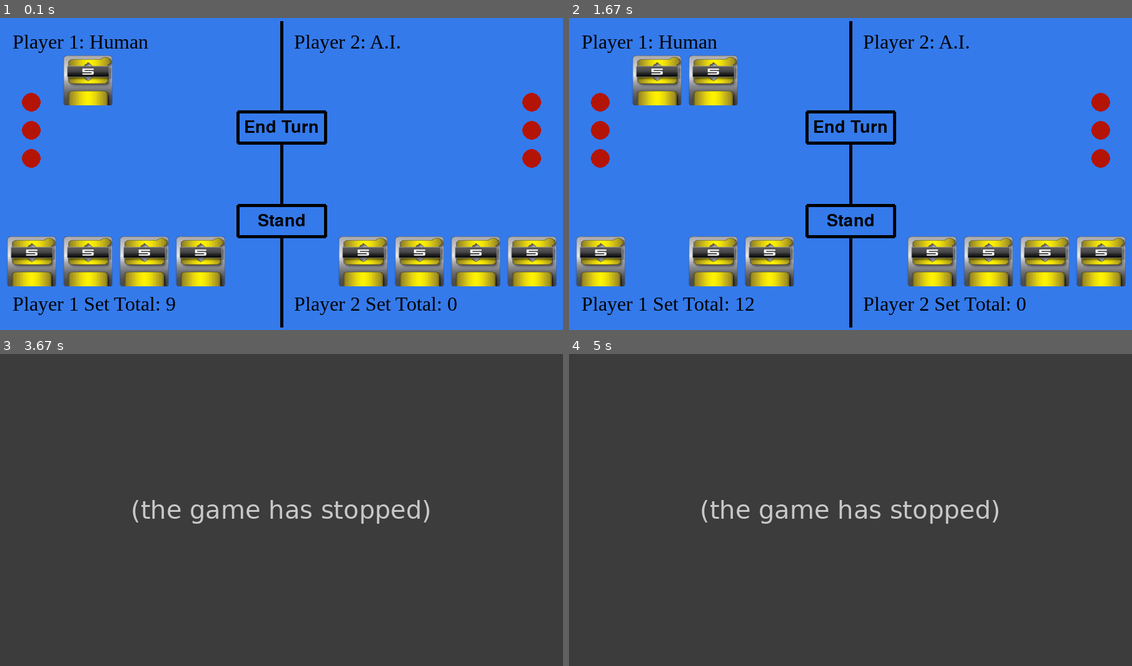
Above: before the commit, frames 1-4 (two rows, left to right).
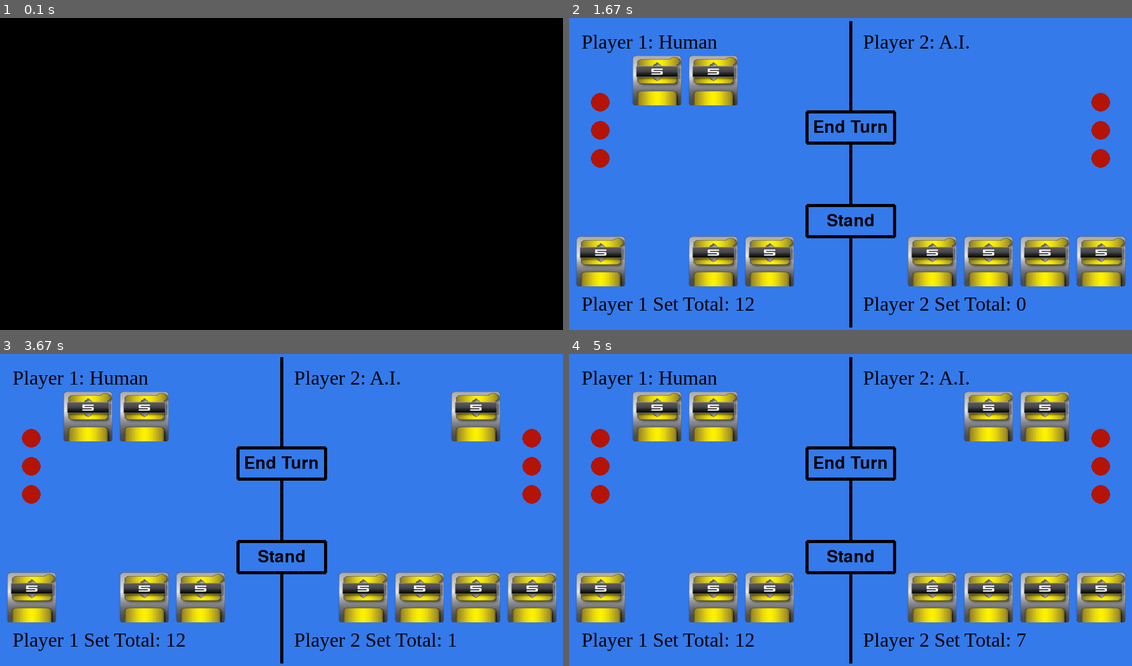
Above: after the commit, the same moments.

Repository: garciale24/myPazaak
Game: pygame game, started from my_pygame.py
Two runs of this game, one before a commit and one after it. Both use one fixed random seed, a clock stepped at 60 frames per second and the inputs below.
Inputs (mouse positions are in pixels of both pictures, inside the frame that each line leads up to):
- Up to frame 1 (0.1 s): no input
- Up to frame 2 (1.67 s): click (675, 245) at 1.52 s
- Up to frame 3 (3.67 s): move the mouse to (287, 544) at 3.1 s; click (287, 544) at 3.38 s
- Up to frame 4 (5 s): move the mouse to (1047, 591) at 4.6 s

The runs differ from the first frame. In frame 1, 97% of the frame differs, in the area x 0-100%, y 0-100%; in frame 2, nothing differs; in frame 3, 99%; in frame 4, 98%.
Before the commit the program exited at 3.42 s; later frames show no game.

Commit message:
more_update_pygame

Diff:
--- a/my_pygame.py
+++ b/my_pygame.py
@@ -24,7 +24,7 @@
 BLUEISH: Tuple = (52, 122, 235)
 BLACK: Tuple = (0, 0, 0)
 RED: Tuple = (180, 20, 5)
-FPS: int = 60
+FPS: int = 1
 
 PLUS5: pygame = pygame.image.load(os.path.join('5card.png'))
 PLUSFIVE: pygame = pygame.transform.scale(PLUS5, (80, 80))
@@ -204,7 +204,14 @@
             pazaakGame.P2stillPlaying = 0
             return None
         if monte_carlo_algorithm(pazaakGame) != 1:
-            if pazaakGame.P2setVal >= 18: pazaakGame.P2stillPlaying = 0
+            if pazaakGame.P2setVal >= 18:
+                pazaakGame.P2stillPlaying = 0
+            if pazaakGame.P2setVal > pazaakGame.P1setVal:
+                print("yoooooo")
+                if pazaakGame.P1stillPlaying == 0:
+                    print("wtf")
+                    pazaakGame.P2stillPlaying == 0
+                    return None
             while i < lencond:
                 i += 1
                 if player2_playSideCard(pazaakGame, i-1, index) == 1:
@@ -245,6 +252,8 @@
 
     while run:
         clock.tick(FPS)
+
+
         nextCard: int = pazaakGame.nextCard()
         if k == 1 and pazaakGame.P2stillPlaying == 1: k = 2
         elif k == 2 and pazaakGame.P1stillPlaying == 1: k = 1
@@ -257,20 +266,25 @@
             pazaakGame.P2boardCards.append(nextCard)
             pazaakGame.P2setVal += nextCard
         # time.sleep(3)a
-        if pazaakGame.whoWon() == 1 and pazaakGame.P2stillPlaying == 0 and pazaakGame.P1stillPlaying == 0:
+        if pazaakGame.whoWon() == 1:
             print("p1 won")
             break
-        if pazaakGame.whoWon() == 2 and pazaakGame.P2stillPlaying == 0 and pazaakGame.P1stillPlaying == 0:
+        if pazaakGame.whoWon() == 2:
             print("p2 won")
             break
+        if pazaakGame.whoWon() == -1:
+            print("tie")
+            break
+        for event in pygame.event.get():
+            run = quit_game(event)
         if pazaakGame.player == 2:
-                #time.sleep(1)
             player2_AI(pazaakGame, 0)
             run2 = False
         else:
             run2 = True
         draw_window(pazaakGame)
-
+        for event in pygame.event.get():
+            run = quit_game(event)
         while run2:
             for event in pygame.event.get():
                 #time.sleep(1)
@@ -315,7 +329,8 @@
 
         #time.sleep(2)
         draw_window(pazaakGame)
-
+    draw_window(pazaakGame)
+    time.sleep(5)
     pygame.quit()
 
     return None
